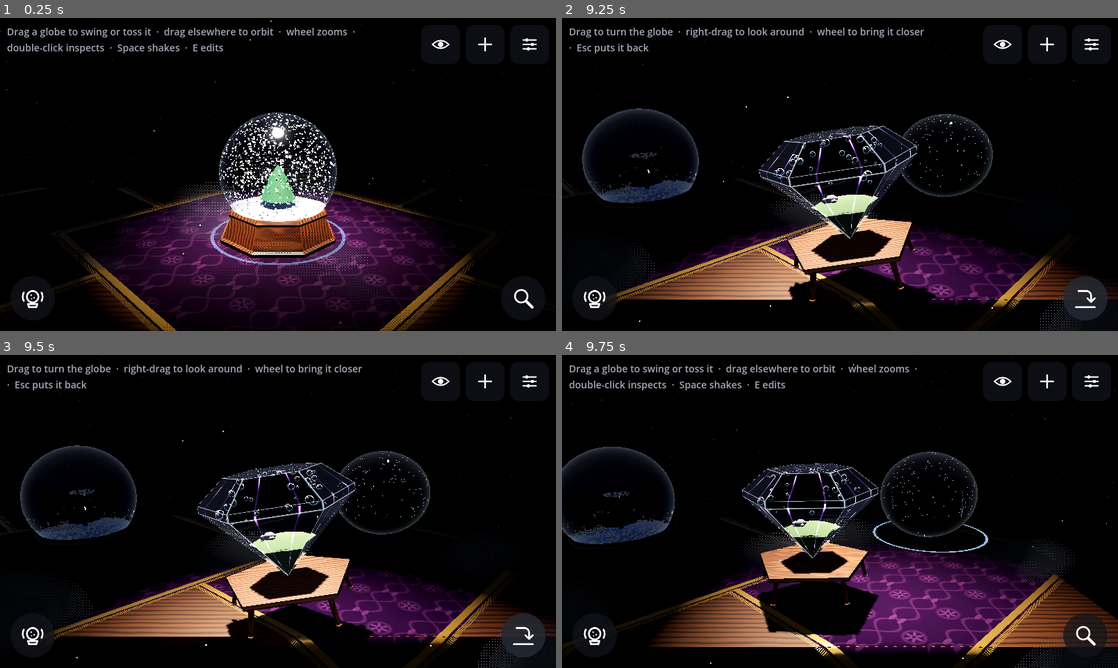
Above: before the commit, frames 1-4 (two rows, left to right).
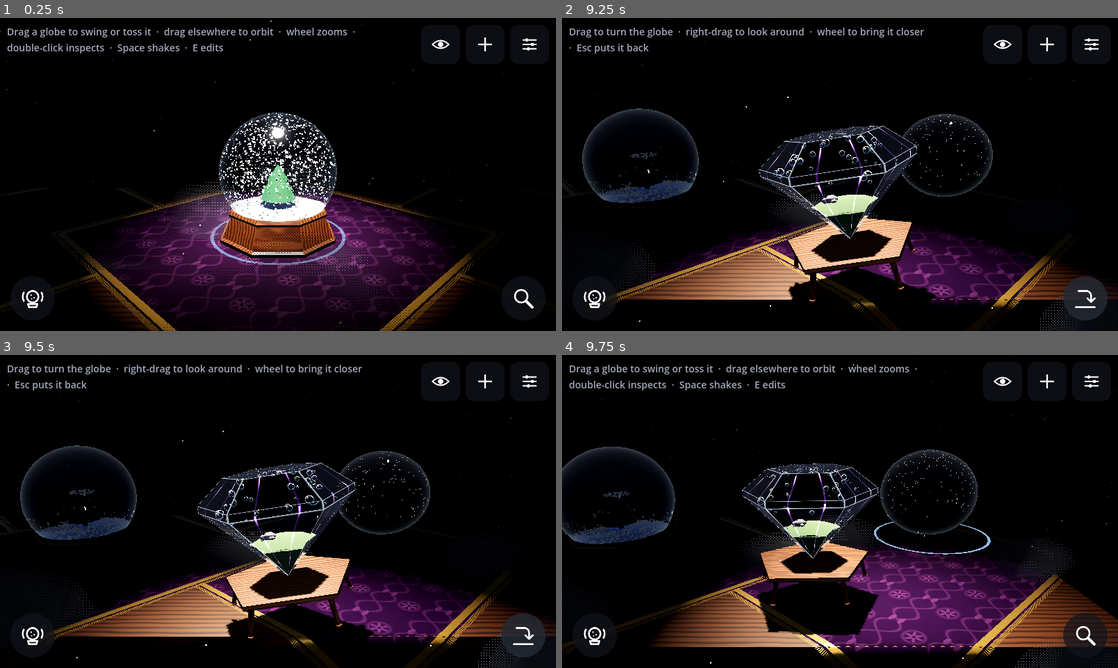
Above: after the commit, the same moments.

Repository: Sclondon/snowglobe-sim
Game: Godot game, scene res://scenes/main.tscn
Two runs of this game, one before a commit and one after it. Both use one fixed random seed, a clock stepped at 60 frames per second and the inputs below.
Inputs (mouse positions are in pixels of both pictures, inside the frame that each line leads up to):
- Up to frame 1 (0.25 s): no input
- Up to frame 2 (9.25 s): click (1001, 43) at 0.52 s; click (1045, 43) at 1.27 s; click (595, 299) at 2.02 s; click (1084, 299) at 2.77 s; click (1001, 43) at 3.52 s; click (1045, 43) at 4.27 s; click (595, 299) at 5.02 s; click (1084, 299) at 5.77 s; click (1001, 43) at 6.52 s; click (1045, 43) at 7.27 s; click (595, 299) at 8.02 s; click (1084, 299) at 8.77 s
- Up to frame 3 (9.5 s): no input
- Up to frame 4 (9.75 s): tap Enter at 9.5 s; move the mouse to (962, 495) at 9.52 s; tap I at 9.6 s; click (962, 495) at 9.67 s

Frames 1-3 are identical in both runs. In frame 4, 1.7% of the frame differs, in the area x 0-100%, y 2-99%.

Commit message:
Lift globes off the shelf when picked up
Grabbing a globe raises it a little (pickup_lift, 0.3 globe radii) so it's
carried rather than dragged across the tablecloth.

Co-Authored-By: Claude Opus 5.5 <noreply@anthropic.com>
Claude-Session: https://claude.ai/code/session_011FvhawzG413FJu7pLgXS3E

Diff:
--- a/scripts/main.gd
+++ b/scripts/main.gd
@@ -42,6 +42,9 @@
 @export_file("*.json") var starting_preset := "res://presets/01_classic_snow.json"
 ## Lowest / highest a carried globe's grab point can go.
 @export var carry_height := Vector2(0.2, 3.5)
+## How far a globe lifts off the shelf when you pick it up (globe radii), so
+## it's carried rather than dragged along the cloth.
+@export var pickup_lift := 0.3
 @export var orbit_sensitivity := 0.3
 ## Degrees of globe rotation per pixel of mouse movement in inspect mode.
 @export var twist_sensitivity := 0.4
@@ -472,8 +475,13 @@
 	var down := clampf((back.y - 0.35) / 0.5, 0.0, 1.0)
 	_grab_plane = Plane(flat_back.slerp(Vector3.UP, down).normalized(), point)
 	body.grab(point)
+	body.drag_target = point + Vector3.UP * _lift(body)
 	_holding = body
 	return true
+
+
+func _lift(body: GlobeBody) -> float:
+	return pickup_lift * body.globe.globe_radius
 
 
 func _carry_to(screen_pos: Vector2) -> void:
@@ -483,9 +491,11 @@
 	if hit == null:
 		return
 	var p: Vector3 = hit
-	# Never below where the grabbed point sits when the globe stands on the
-	# shelf: pulling it into the table just makes the two fight.
-	p.y = clampf(p.y, maxf(carry_height.x, _holding.grab_local.y - 0.05), maxf(carry_height.y, _holding.grab_local.y + 1.0))
+	# Held a little off the shelf (never pulled down into it, which just makes
+	# the two fight).
+	var lift := _lift(_holding)
+	p.y += lift
+	p.y = clampf(p.y, maxf(carry_height.x, _holding.grab_local.y + lift), maxf(carry_height.y, _holding.grab_local.y + 1.0 + lift))
 	p.x = clampf(p.x, -shelf_half_size.x - 3.0, shelf_half_size.x + 3.0)
 	p.z = clampf(p.z, -shelf_half_size.y - 3.0, shelf_half_size.y + 3.0)
 	_holding.drag_target = p
